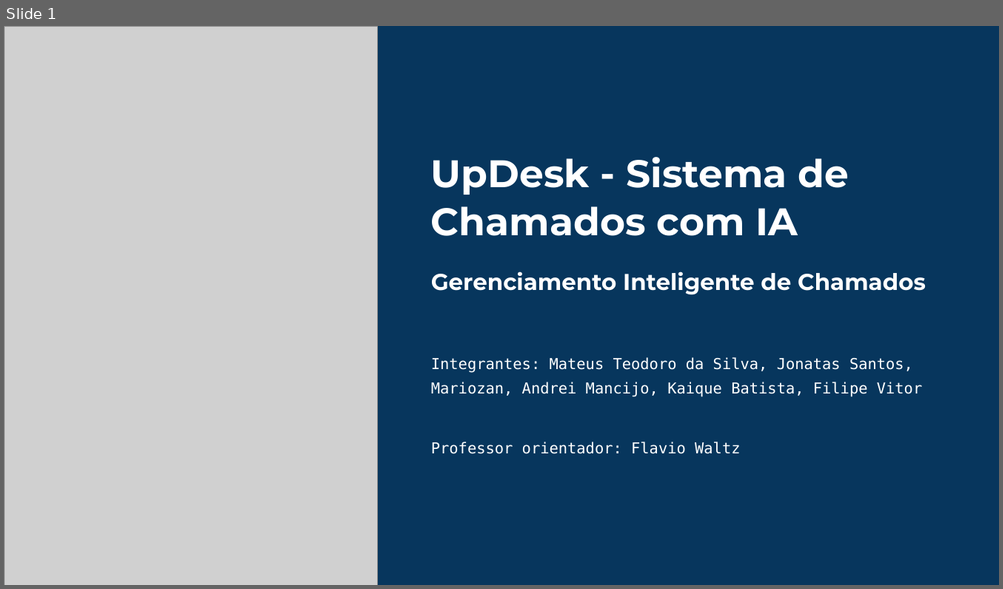
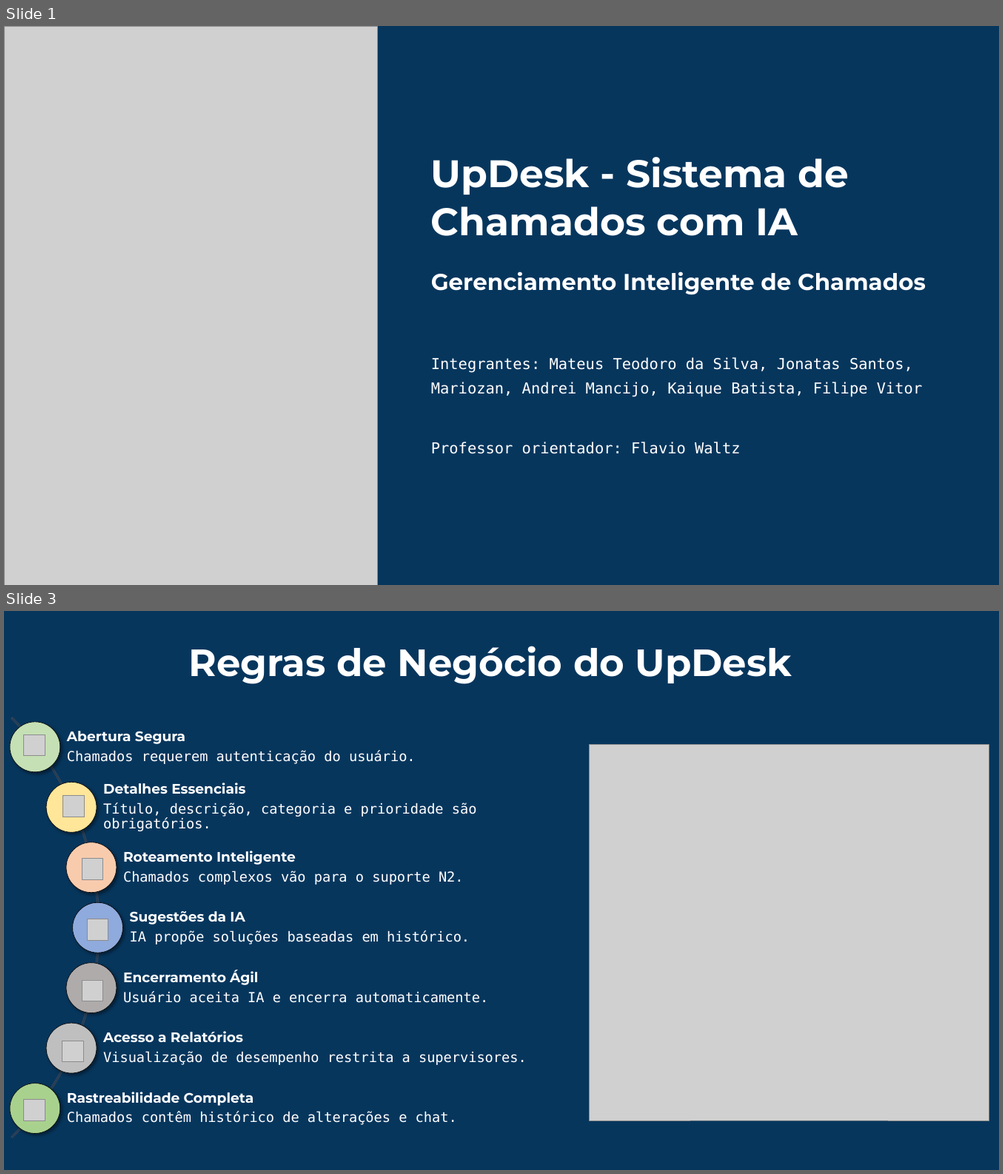
Before and after one commit to mancijo/UpDesk, a slide deck: Apresentacao/UpDesk-Sistema-de-Chamados-com-IA.pptx. Shown one above the other, each under a label of ours: slide 1 before the commit, slides 1 and 3 after it; the slides between them are not shown. The pictures are 1003x589 and 1003x1174 pixels, drawn with LibreOffice and Linux fonts; fonts in the diff are those of the drawing; grey boxes stand for pictures; background and template pictures are left out; a plain dark background stands for a picture behind light text. Boxes give left, top, right and bottom in pixels: in the first picture for what was removed or moved away, otherwise in the second. Text is boxed around its words. In the diff, an @@ line names an element or a change of style, - is before the commit and + after.

Commit message:
slide de regras de negocio
feito slide de regra do negocio, tambem foi organizado todos os slides para apresentacao

```diff
--- a/Apresentacao/UpDesk-Sistema-de-Chamados-com-IA.pptx
+++ b/Apresentacao/UpDesk-Sistema-de-Chamados-com-IA.pptx
@@ slide 3 added at <box>4,611,999,1170</box>, background picture (left out); not listed: 1 template element that a slide beside it also shows @@
@@ text added at <box>189,646,792,684</box>, 44 pt, text #FFFFFF, bold @@
+Regras de Negócio do UpDesk
@@ picture added at <box>24,735,45,756</box> @@
@@ picture added at <box>589,745,988,1121</box> @@
@@ picture added at <box>63,795,84,817</box> @@
@@ picture added at <box>82,858,103,880</box> @@
@@ picture added at <box>88,920,108,940</box> @@
@@ picture added at <box>82,980,103,1002</box> @@
@@ picture added at <box>62,1041,84,1062</box> @@
@@ group added at <box>4,630,526,1170</box>: 7 texts, 7 ellipses, 1 arch (boxed as its full ring) @@
+Abertura Segura
+Chamados requerem autenticação do usuário.
+Detalhes Essenciais
+Título, descrição, categoria e prioridade são obrigatórios.
+Roteamento Inteligente
+Chamados complexos vão para o suporte N2.
+Sugestões da IA
+IA propõe soluções baseadas em histórico.
+Encerramento Ágil
+Usuário aceita IA e encerra automaticamente.
+Acesso a Relatórios
+Visualização de desempenho restrita a supervisores.
+Rastreabilidade Completa
+Chamados contêm histórico de alterações e chat.
@@ picture added at <box>24,1099,45,1121</box> @@
```
Also in this commit, not shown: 10 slides changed.
